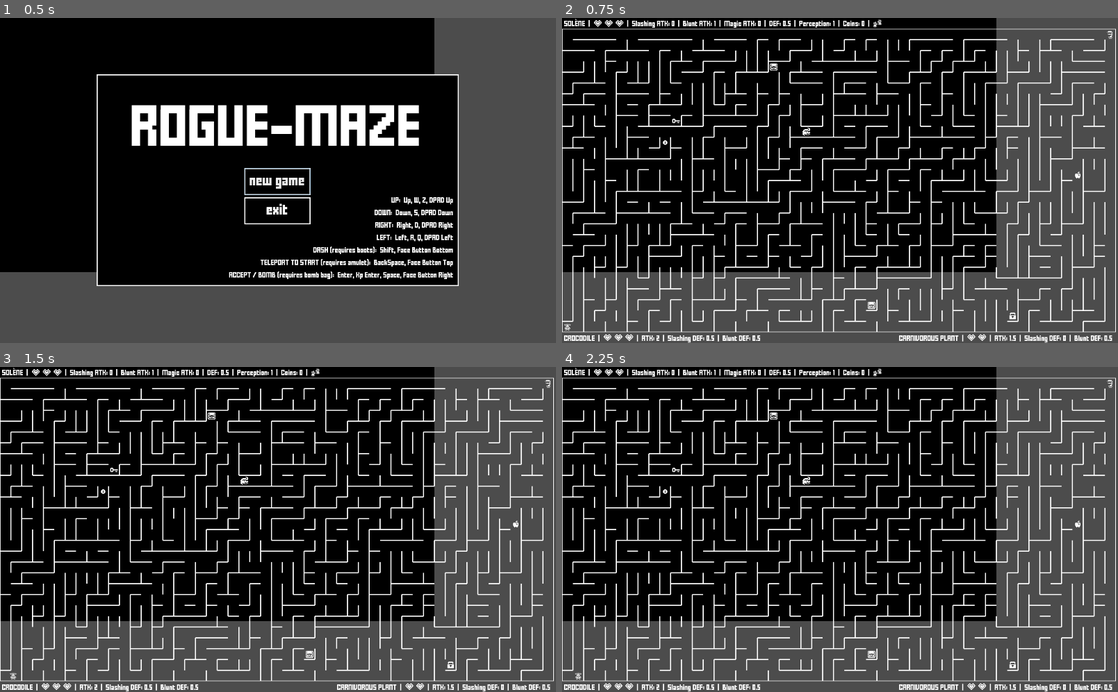
Above: before the commit, frames 1-4 (two rows, left to right).
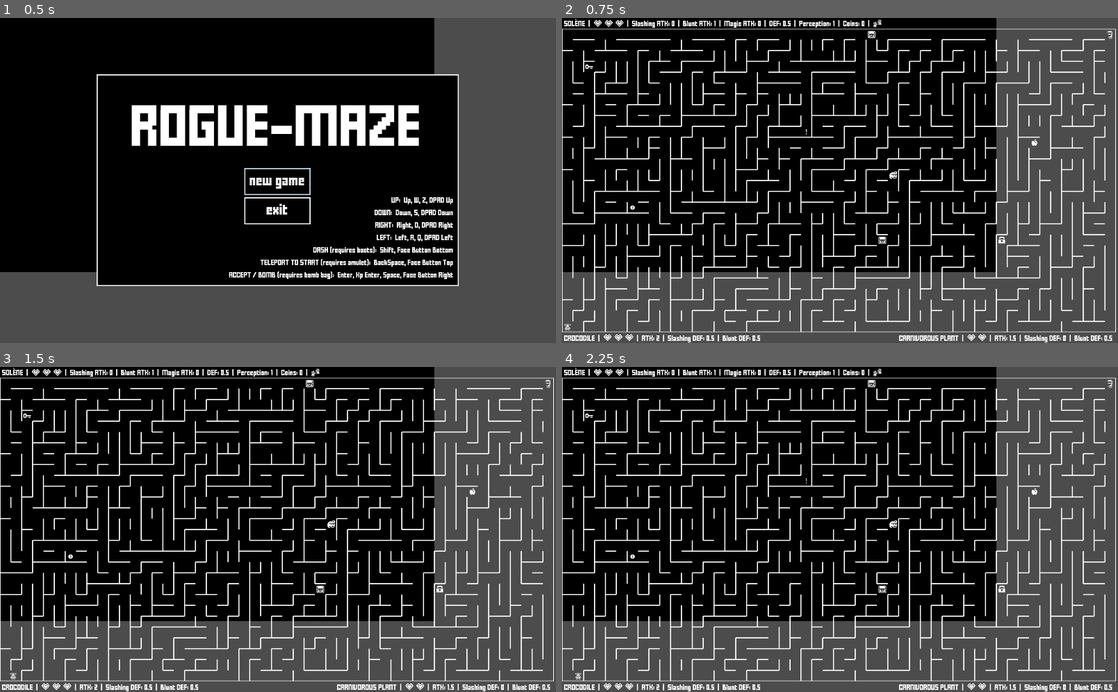
Above: after the commit, the same moments.

Repository: jGonzalezFernandez/rogue-maze
Game: Godot game, scene res://main/main.tscn
Same seed, same stepped clock (60 frames per second), same inputs: the game is played once before the commit and once after it.
Inputs (mouse positions are in pixels of both pictures, inside the frame that each line leads up to):
- Up to frame 1 (0.5 s): no input
- Up to frame 2 (0.75 s): click "new game" at 0.5 s
- Up to frame 3 (1.5 s): tap Enter (bomb) at 1.25 s; move the mouse to (400, 513) at 1.27 s; hold Right (ui_right) from 1.28 s (still down); hold Enter (bomb) from 1.28 s (still down); click (400, 513) at 1.42 s
- Up to frame 4 (2.25 s): tap Space at 2 s; move the mouse to (728, 545) at 2.02 s; release Right (ui_right) at 2.03 s; release Enter (bomb) at 2.03 s; hold Down (ui_down) from 2.03 s (still down); tap Enter (bomb) at 2.1 s

Frame 1 is identical in both runs. In frame 2, 11% of the frame differs, in the area x 0-98%, y 3-97%; in frame 3, 11%; in frame 4, 11%.

Commit message:
Added new food (fish). Font oversampling disabled. Rogue-Maze 1.0.2 released (with debug mode enabled, to ensure that it behaves the same as in the editor)

Diff:
--- /dev/null
+++ b/grid_elements/things/food/fish/fish.gd
@@ -0,0 +1,10 @@
+class_name Fish
+extends Food
+
+const TEXTURE_PATH = ResourcePath.FOOD + "/fish/fish.png"
+const TEXTURE = preload(TEXTURE_PATH)
+
+const HEALTH_REFILL = 4
+
+func _init(position: Vector2, main: Node).(position, main, TEXTURE, HEALTH_REFILL) -> void:
+	pass
--- a/main/main.gd
+++ b/main/main.gd
@@ -179,6 +179,7 @@
 				change_track(BONUS_TRACK)
 			else:
 				change_track(FIRST_LEVEL_TRACK)
+			add_element(Event.new(maze.random_center_position(), self))
 			add_enemy(Crocodile.new(maze.random_center_position(), player, maze, self))
 			add_enemy(CarnivorousPlant.new(maze.TOP_RIGHT_CORNER, player, maze, self))
 			add_element(Apple.new(maze.random_center_right_position(), self))
@@ -195,21 +196,22 @@
 			change_track(THIRD_LEVEL_TRACK)
 			add_enemy(Scorpion.new(maze.random_center_position(), player, maze, self))
 			var excluded_positions: Array = []
-			for i in 8:
+			for i in 6:
 				var web_position = maze.random_center_right_position(excluded_positions)
 				excluded_positions.append(web_position)
 				add_minor_enemy_if_possible(SpiderWeb.new(web_position, player, maze, self))
 			add_element(Event.new(maze.random_center_right_position(excluded_positions), self))
 			add_enemy(Spider.new(maze.random_center_right_position(excluded_positions), player, maze, self))
 			add_ally(Unicorn.new(maze.random_center_left_position(), player, maze, self))
-			add_element(Ham.new(maze.random_top_right_position(), self))
+			add_element(Fish.new(maze.random_top_right_position(), self))
 		4:
 			maze = Maze.new(GenerationAlgorithm.RECURSIVE_DIVISION_WITH_ROOMS)
 			change_track(FOURTH_LEVEL_TRACK)
+			add_element(Event.new(maze.random_center_position(), self))
 			add_enemy(SkeletonKnight.new(maze.random_center_position(), player, maze, self))
 			add_enemy(HumanGhost.new(maze.random_top_right_position(), player, maze, self))
-			add_element(Event.new(maze.random_center_right_position(), self))
-			add_element(Coin.new(maze.random_center_left_position(), self))
+			add_element(Ham.new(maze.random_center_left_position(), self))
+			add_element(Coin.new(maze.random_center_right_position(), self))
 		5:
 			maze = Maze.new(GenerationAlgorithm.RECURSIVE_DIVISION)
 			canvas_modulate.color = Color.lightgray
@@ -251,11 +253,13 @@
 		enemy_status_bars.append(status_bar)
 
 func remove(instance: Object) -> void:
+	# WARNING: in a release without debug, is_instance_valid could return a false positive if the variable (or Array index)
+	# points to a memory address that has been freed and subsequently occupied by another object (Godot 3.3)
 	if is_instance_valid(instance):
 		if instance is GridElement and instance.audio_player.playing:
 			instance.disable_and_hide()
 			yield(instance.audio_player, "finished")
-		instance.queue_free()
+		instance.queue_free() # wrong object will be deleted if the dangling pointers bug occurs
 
 func clean_array(array: Array) -> void:
 	for element in array:
--- a/project.godot
+++ b/project.godot
@@ -148,6 +148,11 @@
 "class": "Fairy",
 "language": "GDScript",
 "path": "res://grid_elements/characters/non_player/allies/fairy/fairy.gd"
+}, {
+"base": "Food",
+"class": "Fish",
+"language": "GDScript",
+"path": "res://grid_elements/things/food/fish/fish.gd"
 }, {
 "base": "Thing",
 "class": "Food",
@@ -378,6 +383,7 @@
 "EventPopup": "",
 "EvilTwin": "",
 "Fairy": "",
+"Fish": "",
 "Food": "",
 "Gauntlets": "",
 "Gem": "",
@@ -516,3 +522,4 @@
 [rendering]
 
 environment/default_environment="res://default_env.tres"
+quality/dynamic_fonts/use_oversampling=false
Not shown, changed: export_presets.cfg
Binary file added: grid_elements/things/food/fish/fish.png
Not shown, added: grid_elements/things/food/fish/fish.png.import
Not shown, changed: README.md
Not shown, changed: releases/1.0.0/Rogue-Maze_1.0.0.exe
Not shown, changed: releases/1.0.0/Rogue-Maze_1.0.0.pck
Not shown, changed: releases/1.0.1/Rogue-Maze_1.0.1.exe
Not shown, changed: releases/1.0.1/Rogue-Maze_1.0.1.pck
Not shown, added: releases/1.0.2/Rogue-Maze_1.0.2.exe
Not shown, added: releases/1.0.2/Rogue-Maze_1.0.2.pck
